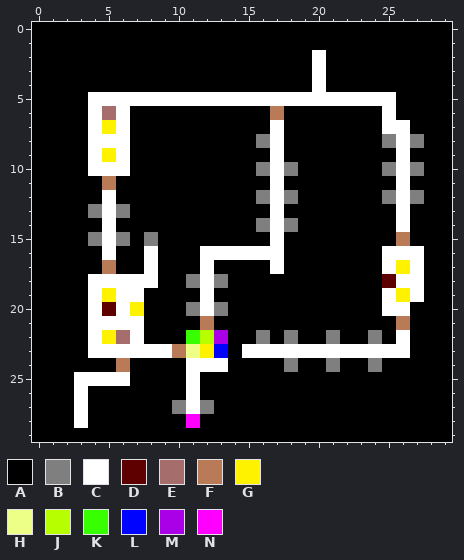
One commit to this pixel-art sprite: wolf-and-stein-unity-project/Assets/Data/Levels/Resources/1.png. Above: the version before the commit.
The file is 30x30 pixels.
Palette (. is transparent): A #000000  B #7f7f7f  C #ffffff  D #5e0000  E #a66d6d  F #b97a57  G #fff200  H #edff87  J #b7ff00  K #37ff00  L #0004ff  M #aa00e8  N #ff00ff
The result:
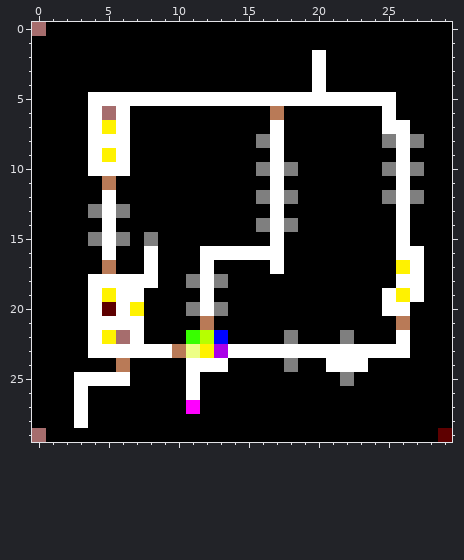
The edit:
colour L: #0004ff -> #aa00e8
colour M: #aa00e8 -> #0004ff
y 0: x 0 A -> E
y 15: x 26 F -> C
y 16..17: x 25 C -> A
y 18: x 25 D -> A
y 22: x 16 B -> A; x 21..22 BA -> AB; x 24 B -> A
y 23: x 14 A -> C
y 24: x 21..24 BAAB -> CCCA
y 25: x 22 A -> B
y 27: x 10..12 BCB -> ANA
y 28: x 11 N -> A
y 29: x 0 A -> E; x 29 A -> D
Changed places in both pictures, as pixel boxes (x1, y1, x2, y2):
changed: (32, 22, 46, 36)
changed: (326, 232, 452, 442)
changed: (214, 330, 270, 358)
changed: (172, 400, 214, 428)
changed: (32, 428, 46, 442)
